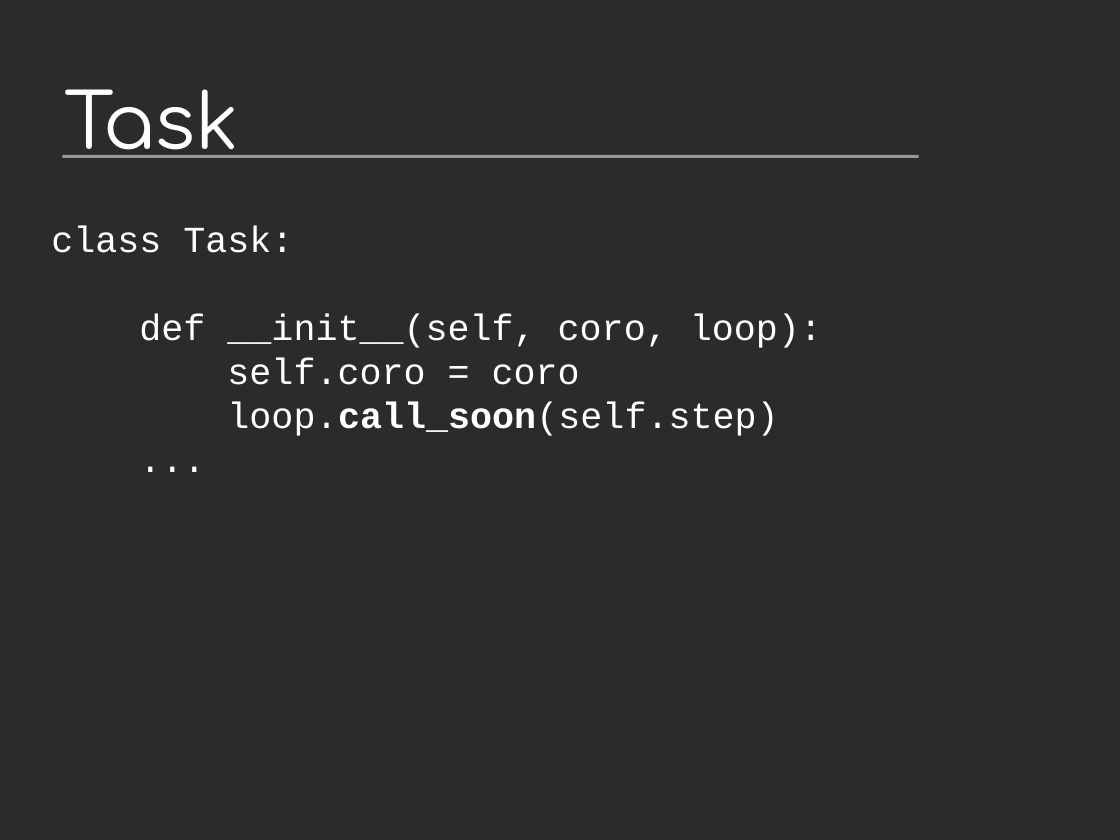
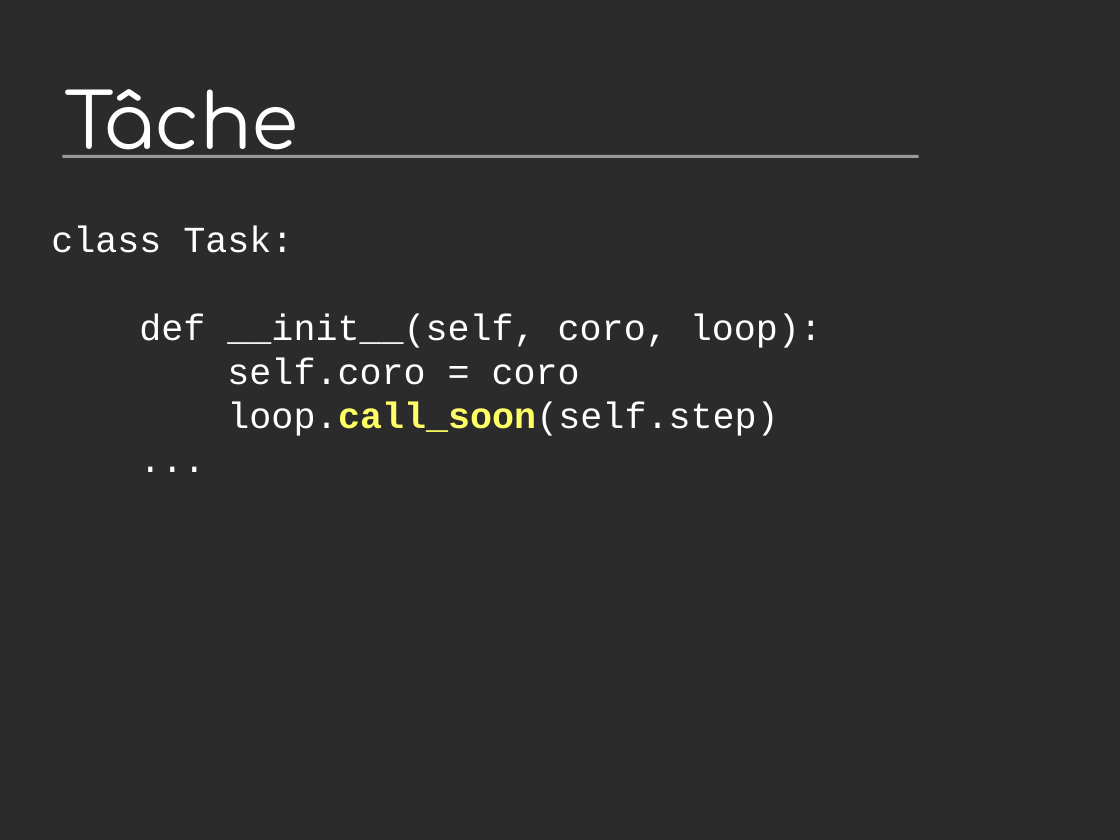
Before and after one commit to vstinner/talks, a slide deck: slide 37 of 2014-Pycon-Lyon/asyncio.odp. Drawn at 1120x840 pixels with LibreOffice and Linux fonts; fonts in the diff are those of the drawing; background and template pictures are left out; a plain dark background stands for a picture behind light text. Boxes give left, top, right and bottom in pixels: in the first picture for what was removed or moved away, otherwise in the second. Text is boxed around its words. In the diff, an @@ line names an element or a change of style, - is before the commit and + after.

```diff
--- a/2014-Pycon-Lyon/asyncio.odp
+++ b/2014-Pycon-Lyon/asyncio.odp
@@ title at [64,89,298,158]: text changed @@
-Task
+Tâche
@@ text at [227,402,778,436]: text colour #FFFFFF to #FFFF66 in "loop.call_soon(self.step)" @@
```
Also in this commit, not shown: 9 other slides changed, 1 slide added, 3 other files.
